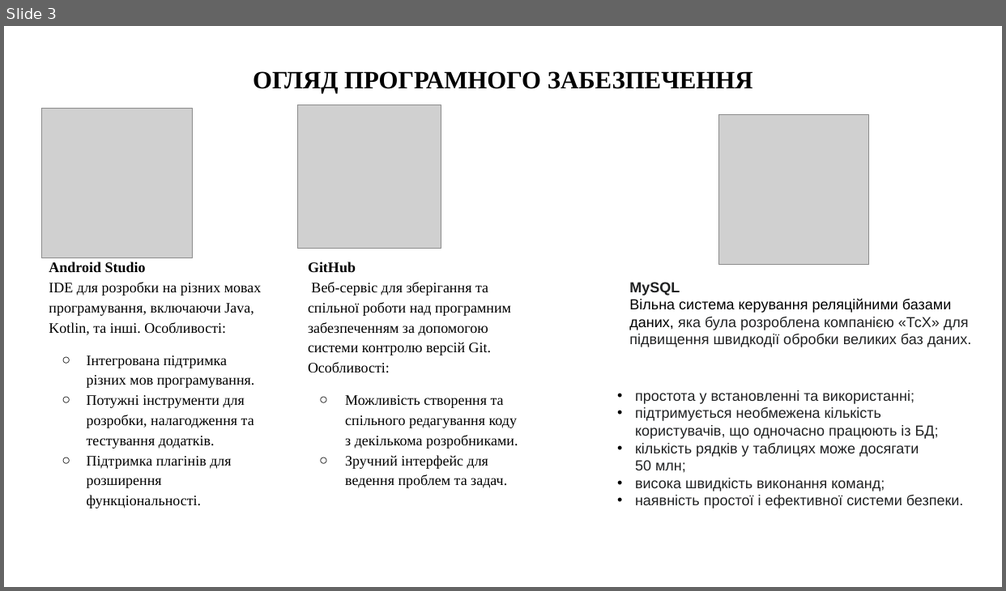
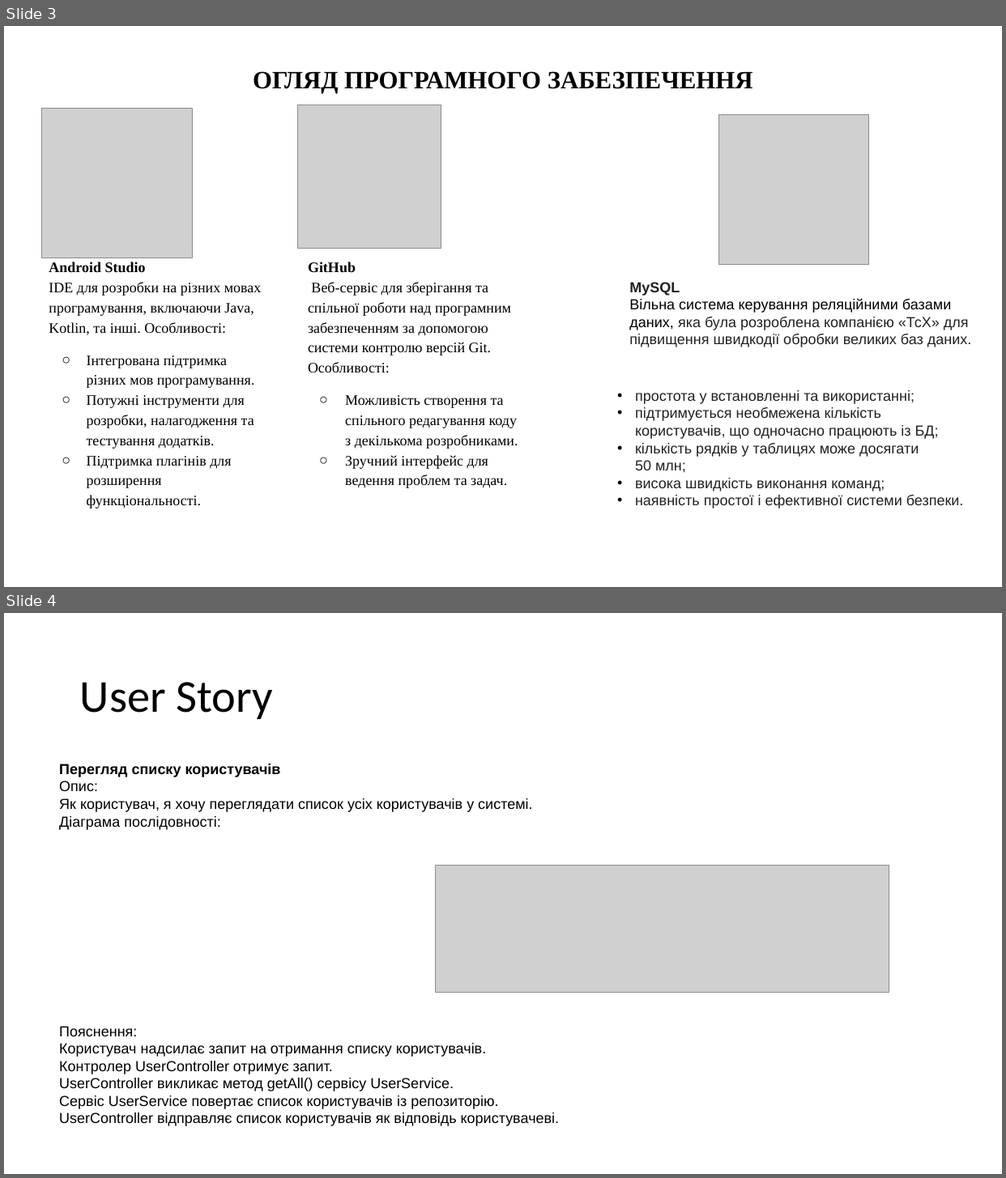
Before and after one commit to Vladichekok/kursach, a slide deck: курсач.pptx. Shown one above the other, each under a label of ours: slide 3 before the commit, slides 3 and 4 after it. The pictures are 1006x591 and 1006x1178 pixels, drawn with LibreOffice and Linux fonts; fonts in the diff are those of the drawing; grey boxes stand for pictures. Boxes give left, top, right and bottom in pixels: in the first picture for what was removed or moved away, otherwise in the second. Text is boxed around its words. In the diff, an @@ line names an element or a change of style, - is before the commit and + after.

```diff
--- a/курсач.pptx
+++ b/курсач.pptx
@@ slide 4 added at box(4, 613, 1002, 1174), background #FFFFFF @@
@@ title added at box(80, 682, 273, 719), 44 pt, text #000000 @@
+User Story
@@ text added at box(59, 764, 559, 1127), 14 pt, text #000000 @@
+Перегляд списку користувачів
+Опис:
+Як користувач, я хочу переглядати список усіх користувачів у системі.
+Діаграма послідовності:
+Пояснення:
+Користувач надсилає запит на отримання списку користувачів.
+Контролер UserController отримує запит.
+UserController викликає метод getAll() сервісу UserService.
+Сервіс UserService повертає список користувачів із репозиторію.
+UserController відправляє список користувачів як відповідь користувачеві.
@@ picture added at box(435, 865, 889, 993) @@
```
Also in this commit, not shown: 1 slide changed, 4 other slides added.
